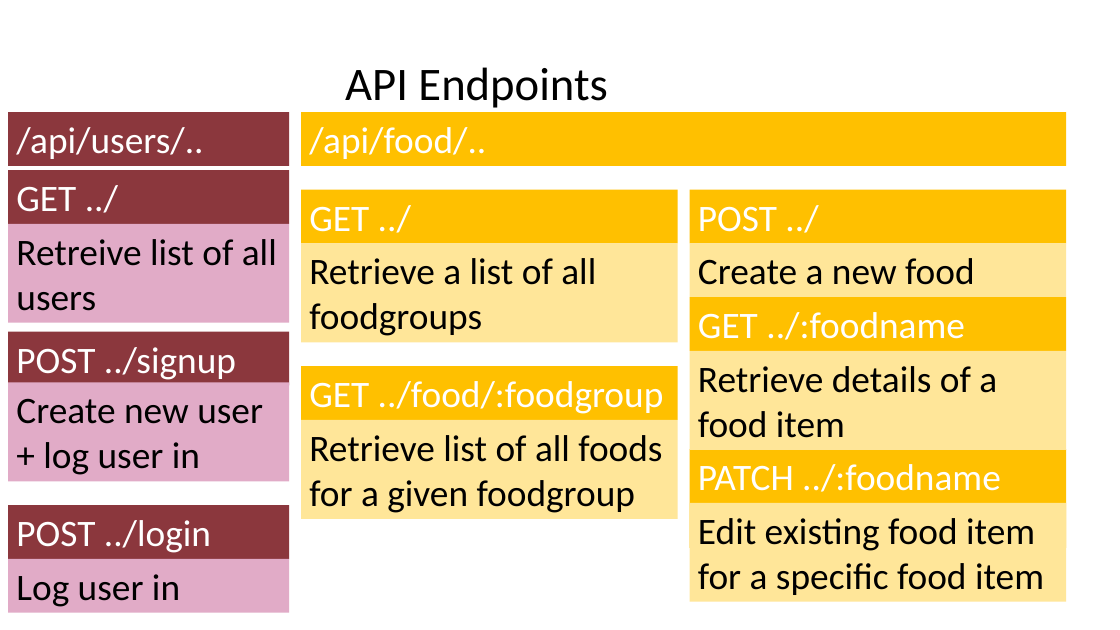
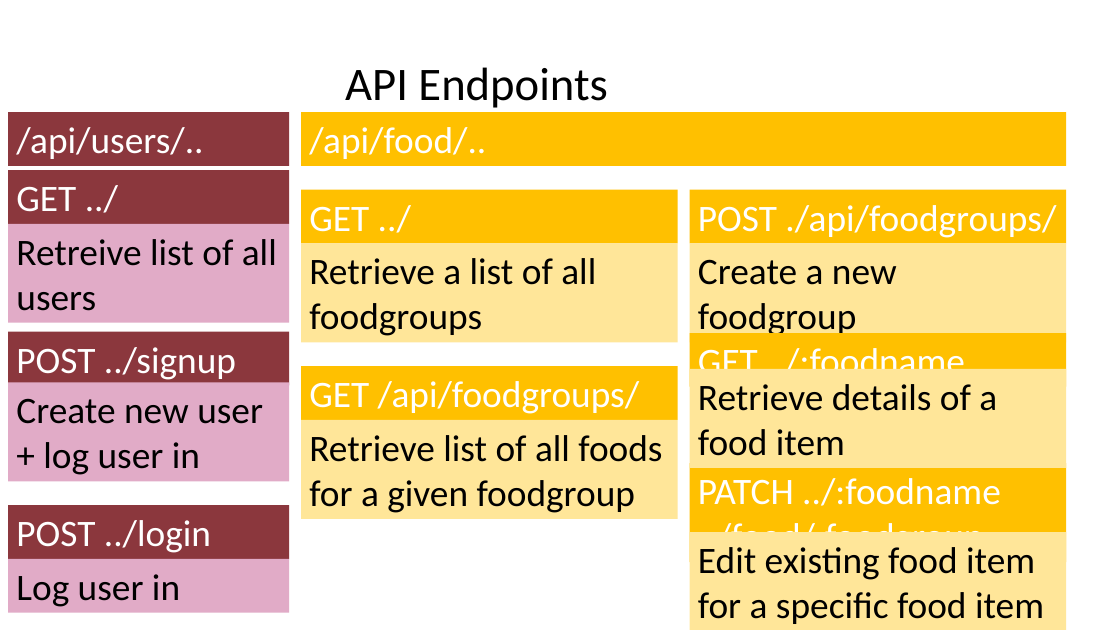
Before and after one commit to aunyamukherjee/friendly-fridge, a slide deck: slide 7 of wireframes/wireframes.pptx. Drawn at 1120x630 pixels with LibreOffice and Linux fonts; fonts in the diff are those of the drawing. Boxes give left, top, right and bottom in pixels: in the first picture for what was removed or moved away, otherwise in the second. Text is boxed around its words. In the diff, an @@ line names an element or a change of style, - is before the commit and + after.

Commit message:
latest backend changes

```diff
--- a/wireframes/wireframes.pptx
+++ b/wireframes/wireframes.pptx
@@ text in rectangle at (x1=698, y1=205, x2=1056, y2=238): text changed @@
-POST ../
+POST ./api/foodgroups/
@@ rectangle "Create a new foodgroup" resized from (x1=690, y1=244, x2=1066, y2=297) to (x1=690, y1=244, x2=1066, y2=343) @@
@@ text in rectangle at (x1=698, y1=259, x2=897, y2=339): text changed @@
-Create a new food
+Create a new foodgroup
@@ rectangle "GET ../:foodname" moved from (x1=690, y1=297, x2=1066, y2=351) to (x1=690, y1=334, x2=1066, y2=387) @@
@@ text in rectangle at (x1=309, y1=381, x2=640, y2=414): text changed @@
-GET ../food/:foodgroup
+GET /api/foodgroups/
@@ rectangle "Retrieve details of a food ..." moved from (x1=690, y1=351, x2=1066, y2=450) to (x1=690, y1=369, x2=1066, y2=468) @@
@@ rectangle "PATCH ../:foodname ../food/:foodgroup" moved from (x1=690, y1=450, x2=1066, y2=549) to (x1=690, y1=463, x2=1066, y2=562) @@
@@ rectangle "Edit existing food item for ..." moved from (x1=690, y1=503, x2=1066, y2=602) to (x1=690, y1=532, x2=1066, y2=630) @@
```
